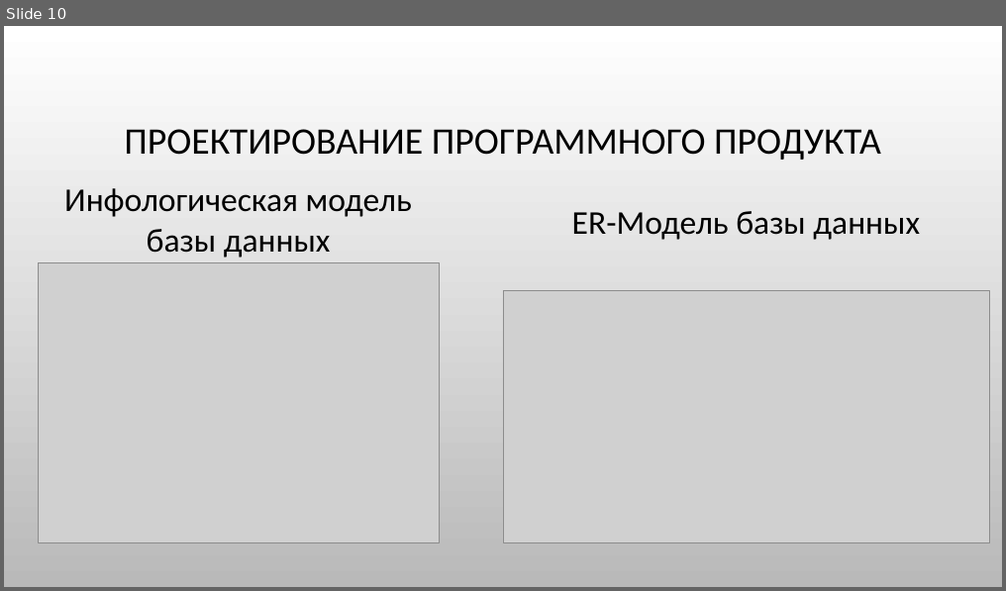
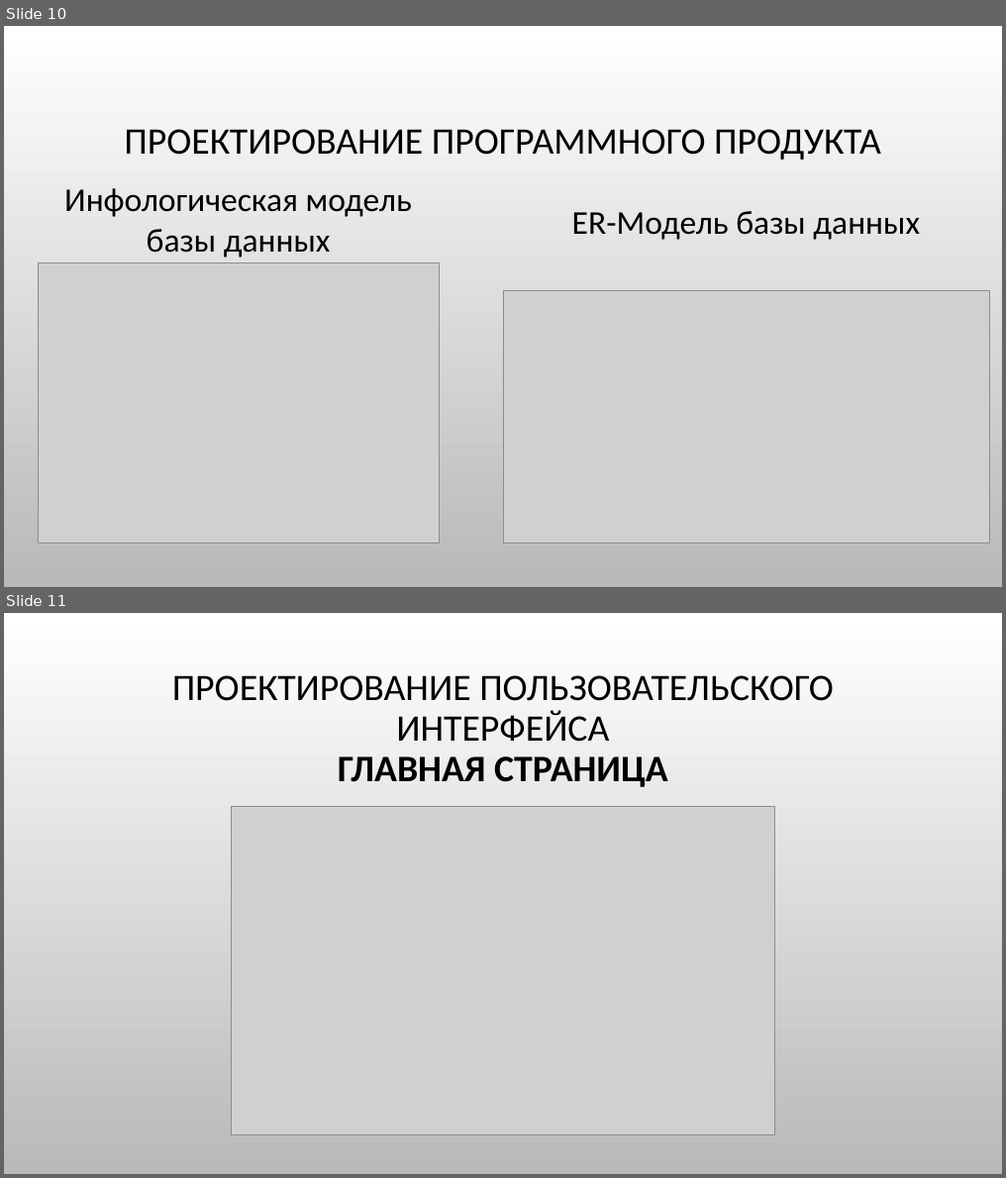
Before and after one commit to ChiCha10-11/Kursovoy, a slide deck: Курсовая работа.pptx. Shown one above the other, each under a label of ours: slide 10 before the commit, slides 10 and 11 after it. The pictures are 1006x591 and 1006x1178 pixels, drawn with LibreOffice and Linux fonts; fonts in the diff are those of the drawing; grey boxes stand for pictures; background and template pictures are left out. Boxes give left, top, right and bottom in pixels: in the first picture for what was removed or moved away, otherwise in the second. Text is boxed around its words. In the diff, an @@ line names an element or a change of style, - is before the commit and + after.

```diff
--- a/Курсовая работа.pptx
+++ b/Курсовая работа.pptx
@@ slide 11 added at <box>4,613,1002,1174</box>, background picture (left out) @@
@@ title added at <box>172,675,834,787</box>, 36 pt, text #000000 @@
+ПРОЕКТИРОВАНИЕ ПОЛЬЗОВАТЕЛЬСКОГО ИНТЕРФЕЙСА
+ГЛАВНАЯ СТРАНИЦА
@@ picture added at <box>231,807,775,1136</box> @@
```
Also in this commit, not shown: 5 other slides added.
